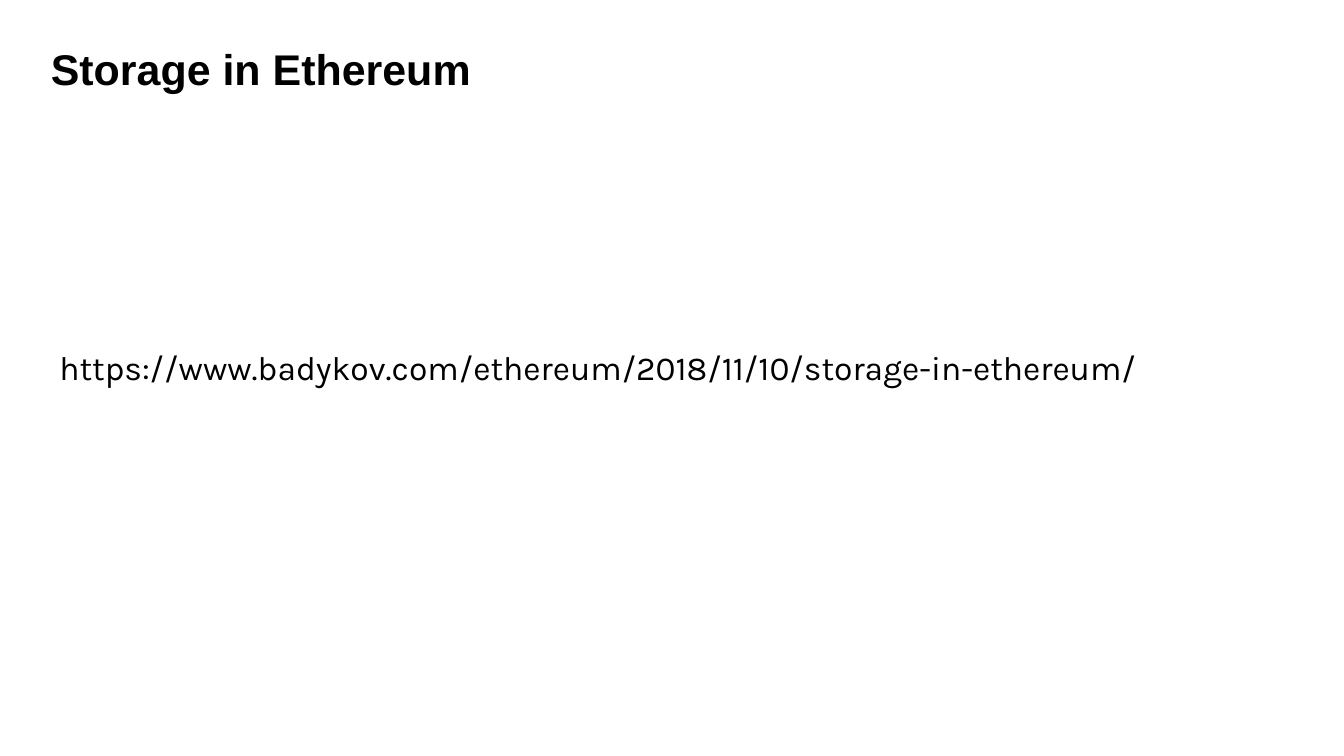
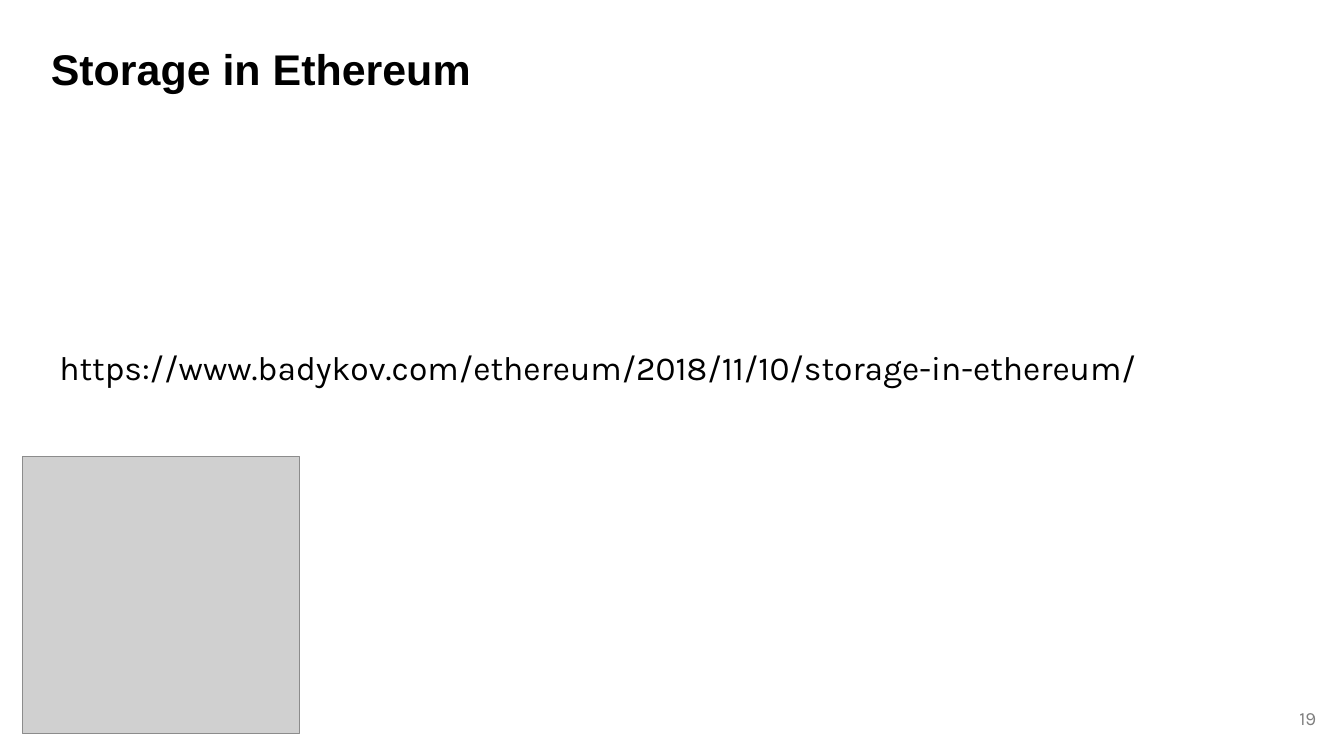
Before and after one commit to ayrat555/talks, a slide deck: slide 19 of mana/Mana.pptx. Drawn at 1344x756 pixels with LibreOffice and Linux fonts; fonts in the diff are those of the drawing; grey boxes stand for pictures. Boxes give left, top, right and bottom in pixels: in the first picture for what was removed or moved away, otherwise in the second. Text is boxed around its words. In the diff, an @@ line names an element or a change of style, - is before the commit and + after.

```diff
--- a/mana/Mana.pptx
+++ b/mana/Mana.pptx
@@ picture added at bbox=[23, 457, 300, 734] @@
@@ page number added at bbox=[1299, 713, 1316, 725], 10 pt, text #7F7F7F @@
+19
```
Also in this commit, not shown: 45 other slides changed, 1 slide added, 2 other files.
